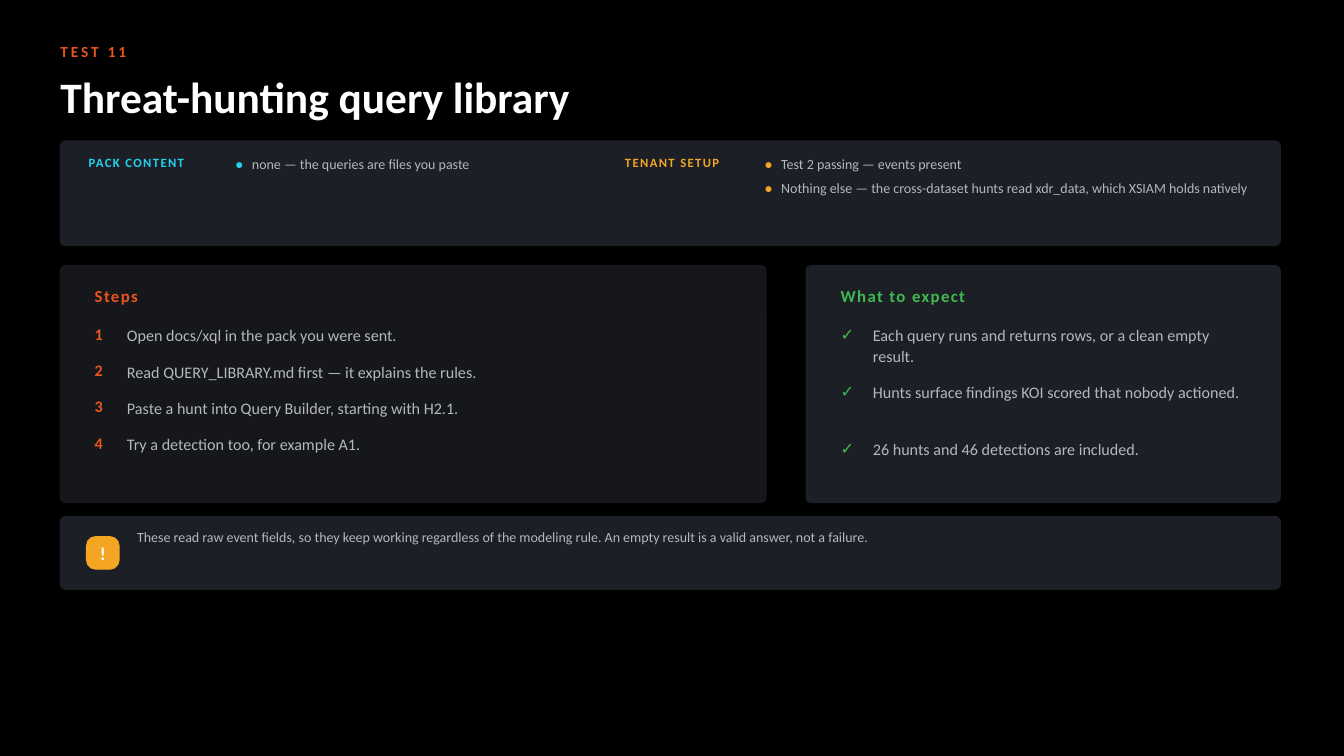
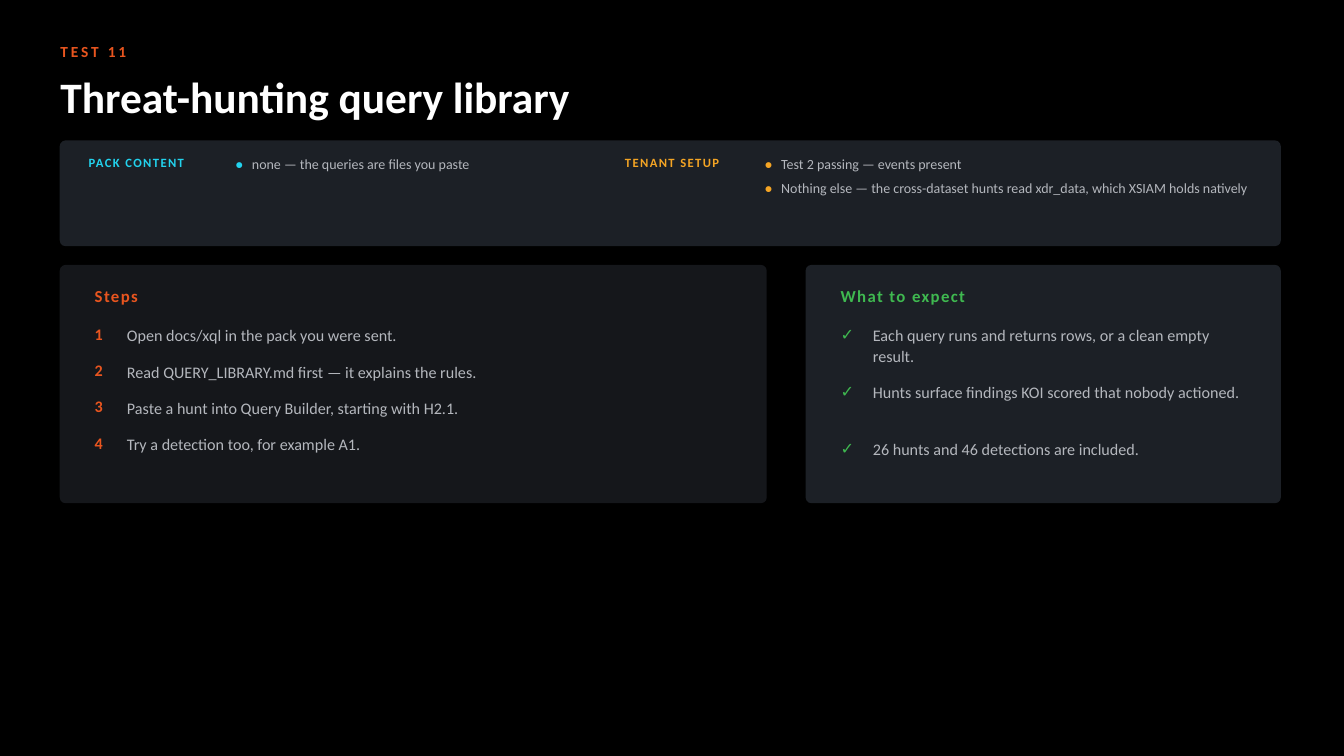
Before and after one commit to ayman-m/koi-xsiam-pack, a slide deck: slide 17 of docs/KOI_Content_Pack_Test_Guide.pptx. Drawn at 1344x756 pixels with LibreOffice and Linux fonts; fonts in the diff are those of the drawing. Boxes give left, top, right and bottom in pixels: in the first picture for what was removed or moved away, otherwise in the second. Text is boxed around its words. In the diff, an @@ line names an element or a change of style, - is before the commit and + after.

```diff
--- a/docs/KOI_Content_Pack_Test_Guide.pptx
+++ b/docs/KOI_Content_Pack_Test_Guide.pptx
@@ rounded rectangle removed at (60, 516, 1280, 589) @@
@@ rounded rectangle removed at (87, 537, 119, 570) @@
@@ text removed at (87, 537, 119, 570) @@
-!
@@ text removed at (137, 532, 868, 545) @@
-These read raw event fields, so they keep working regardless of the modeling rule. An empty result is a valid answer, not a failure.
```
Also in this commit, not shown: 13 other slides changed, 1 slide removed, 2 other files.
